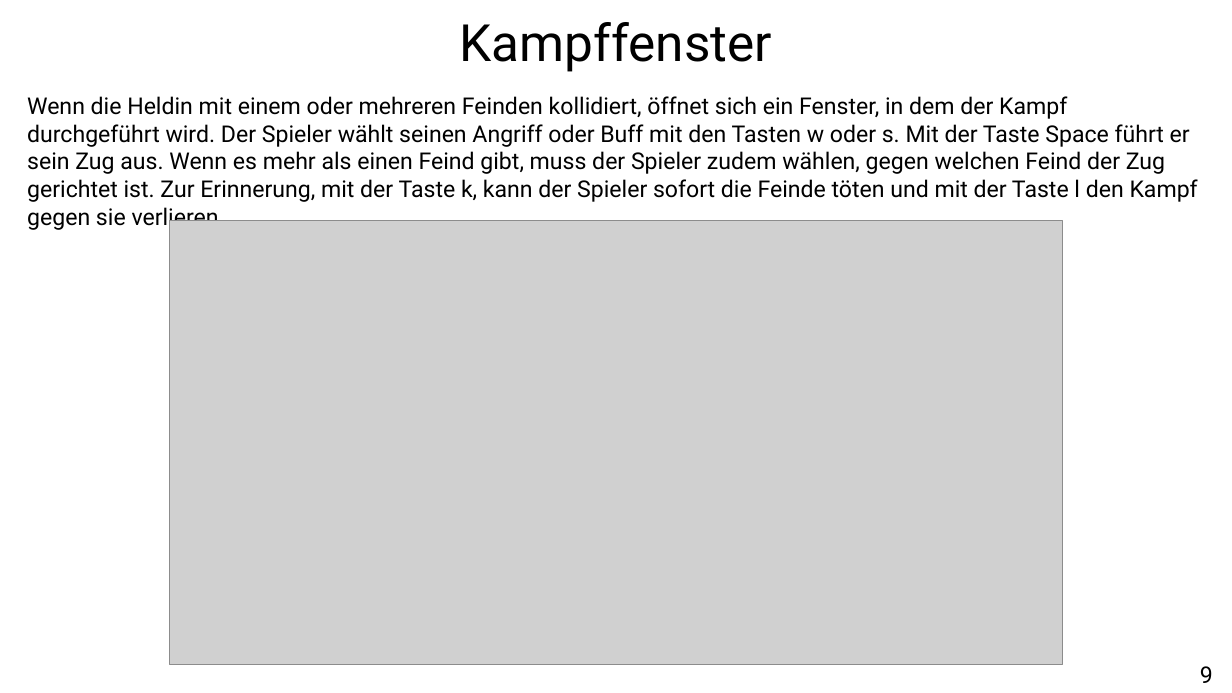
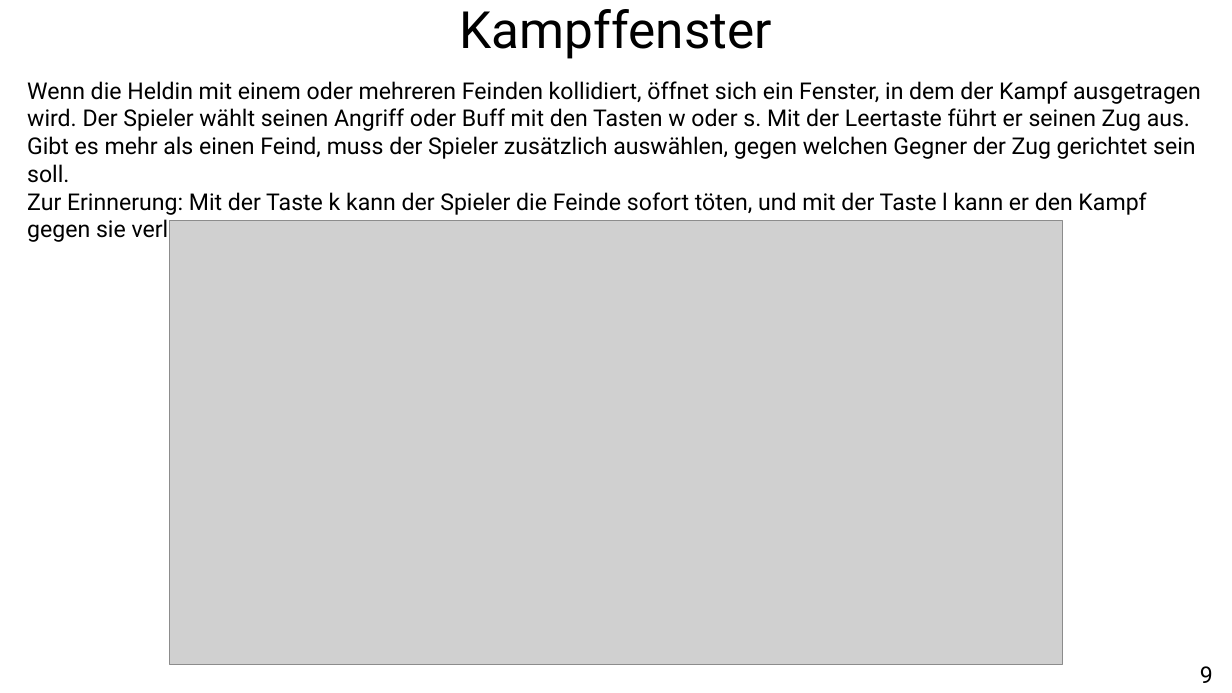
Before and after one commit to retroBattleDevs/retroBattle, a slide deck: slide 9 of etc/presentation/RetroBattle_Presentation.pptx. Drawn at 1232x693 pixels with LibreOffice and Linux fonts; fonts in the diff are those of the drawing; grey boxes stand for pictures. Boxes give left, top, right and bottom in pixels: in the first picture for what was removed or moved away, otherwise in the second. Text is boxed around its words. In the diff, an @@ line names an element or a change of style, - is before the commit and + after.

```diff
--- a/etc/presentation/RetroBattle_Presentation.pptx
+++ b/etc/presentation/RetroBattle_Presentation.pptx
@@ text "Kampffenster": place and size @@
-text "Kampffenster" at bbox=[460, 22, 772, 72]
+text "Kampffenster" at bbox=[460, 9, 772, 59]
@@ text at bbox=[27, 81, 1201, 215]: text changed @@
-Wenn die Heldin mit einem oder mehreren Feinden kollidiert, öffnet sich ein Fenster, in dem der Kampf durchgeführt wird. Der Spieler wählt seinen Angriff oder Buff mit den Tasten w oder s. Mit der Taste Space führt er sein Zug aus. Wenn es mehr als einen Feind gibt, muss der Spieler zudem wählen, gegen welchen Feind der Zug gerichtet ist. Zur Erinnerung, mit der Taste k, kann der Spieler sofort die Feinde töten und mit der Taste l den Kampf gegen sie verlieren.
+Wenn die Heldin mit einem oder mehreren Feinden kollidiert, öffnet sich ein Fenster, in dem der Kampf ausgetragen wird. Der Spieler wählt seinen Angriff oder Buff mit den Tasten w oder s. Mit der Leertaste führt er seinen Zug aus.
+Gibt es mehr als einen Feind, muss der Spieler zusätzlich auswählen, gegen welchen Gegner der Zug gerichtet sein soll.
+Zur Erinnerung: Mit der Taste k kann der Spieler die Feinde sofort töten, und mit der Taste l kann er den Kampf gegen sie verlieren.
```
Also in this commit, not shown: 12 other slides changed, 9 other files.
